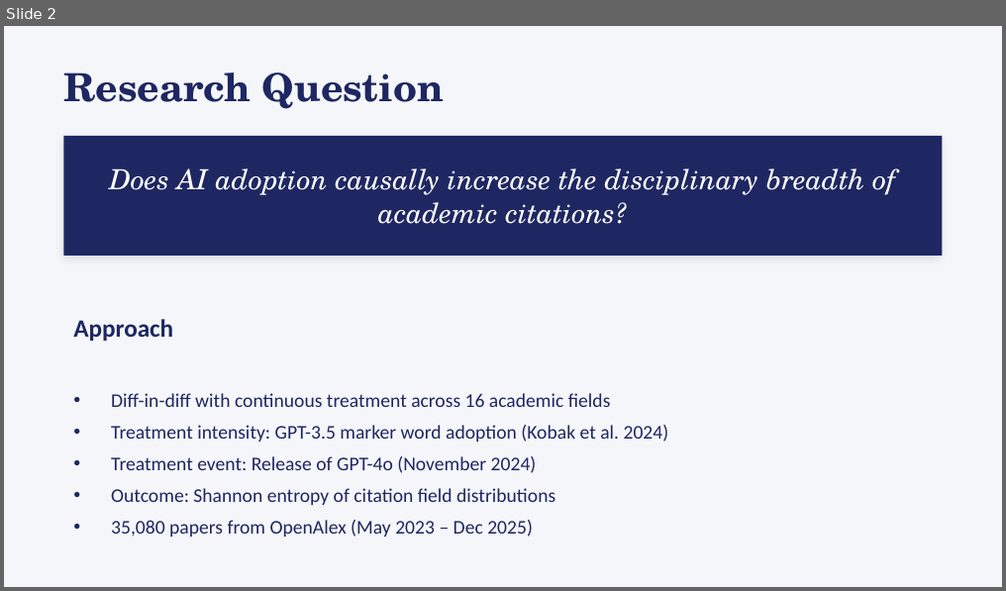
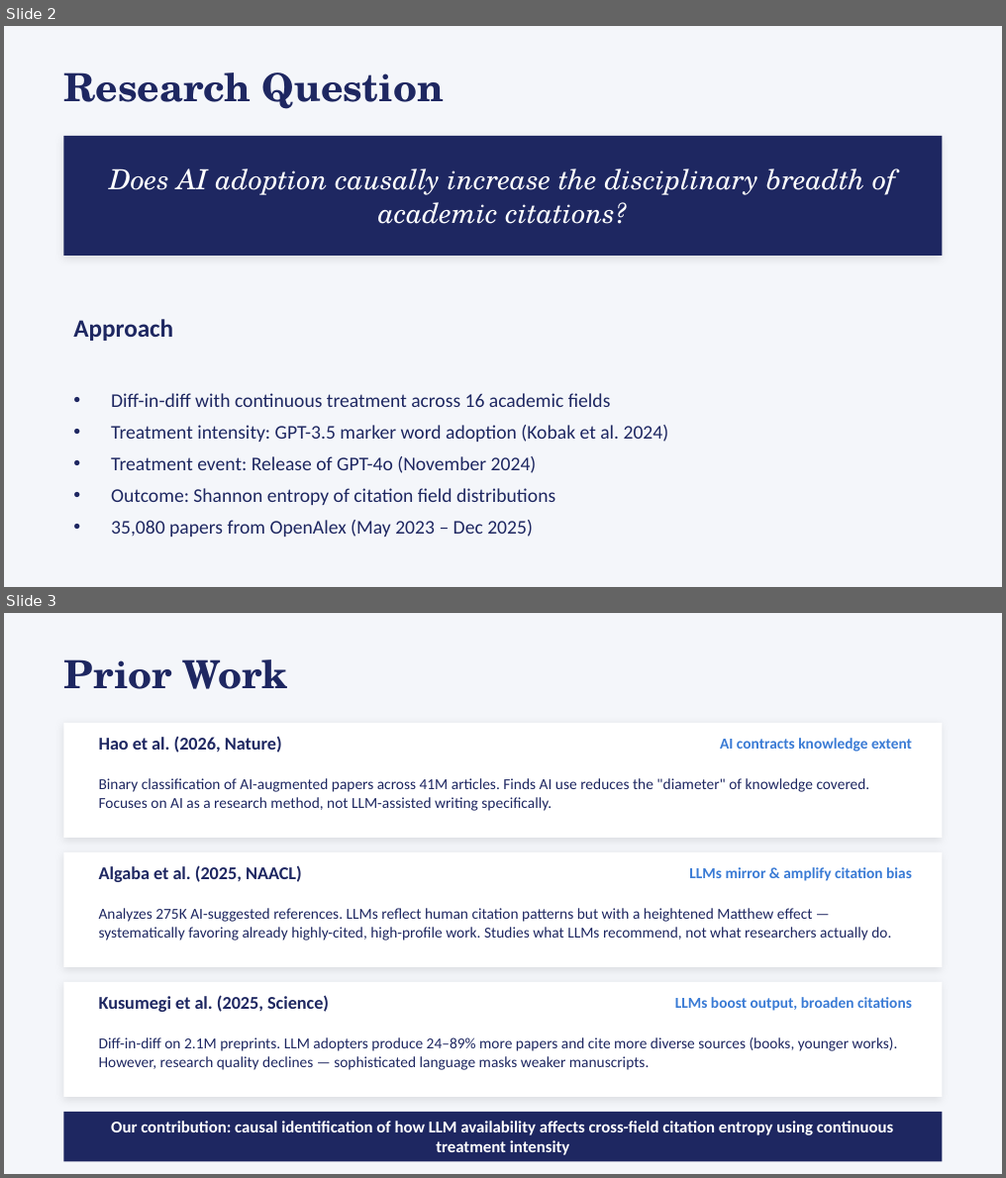
Before and after one commit to bheim/aig_final_project, a slide deck: claude work/output/presentation.pptx. Shown one above the other, each under a label of ours: slide 2 before the commit, slides 2 and 3 after it. The pictures are 1006x591 and 1006x1178 pixels, drawn with LibreOffice and Linux fonts; fonts in the diff are those of the drawing. Boxes give left, top, right and bottom in pixels: in the first picture for what was removed or moved away, otherwise in the second. Text is boxed around its words. In the diff, an @@ line names an element or a change of style, - is before the commit and + after.

```diff
--- a/claude work/output/presentation.pptx
+++ b/claude work/output/presentation.pptx
@@ slide 3 added at (4,613,1002,1174), background #F4F6FA @@
@@ text added at (63,660,287,689), 28 pt, text #1E2761, bold @@
+Prior Work
@@ rectangle added at (63,723,943,838), fill #FFFFFF @@
@@ text added at (99,736,282,753), 13 pt, text #1E2761, bold @@
+Hao et al. (2026, Nature)
@@ text added at (720,738,912,752), 11 pt, text #3A7BD5, bold @@
+AI contracts knowledge extent
@@ text added at (99,778,870,811), 11 pt, text #1E2761 @@
+Binary classification of AI-augmented papers across 41M articles. Finds AI use reduces the "diameter" of knowledge covered. Focuses on AI as a research method, not LLM-assisted writing specifically.
@@ rectangle added at (63,853,943,967), fill #FFFFFF @@
@@ text added at (99,865,302,882), 13 pt, text #1E2761, bold @@
+Algaba et al. (2025, NAACL)
@@ text added at (689,867,912,881), 11 pt, text #3A7BD5, bold @@
+LLMs mirror & amplify citation bias
@@ text added at (99,908,891,941), 11 pt, text #1E2761 @@
+Analyzes 275K AI-suggested references. LLMs reflect human citation patterns but with a heightened Matthew effect — systematically favoring already highly-cited, high-profile work. Studies what LLMs recommend, not what researchers actually do.
@@ rectangle added at (63,982,943,1097), fill #FFFFFF @@
@@ text added at (99,995,329,1012), 13 pt, text #1E2761, bold @@
+Kusumegi et al. (2025, Science)
@@ text added at (675,997,912,1011), 11 pt, text #3A7BD5, bold @@
+LLMs boost output, broaden citations
@@ text added at (99,1038,898,1070), 11 pt, text #1E2761 @@
+Diff-in-diff on 2.1M preprints. LLM adopters produce 24–89% more papers and cite more diverse sources (books, younger works). However, research quality declines — sophisticated language masks weaker manuscripts.
@@ rectangle added at (63,1112,943,1161), fill #1E2761 @@
@@ text added at (111,1121,893,1156), 12 pt, text #FFFFFF, bold @@
+Our contribution: causal identification of how LLM availability affects cross-field citation entropy using continuous treatment intensity
```
Also in this commit, not shown: 4 other slides added, 2 other files.
